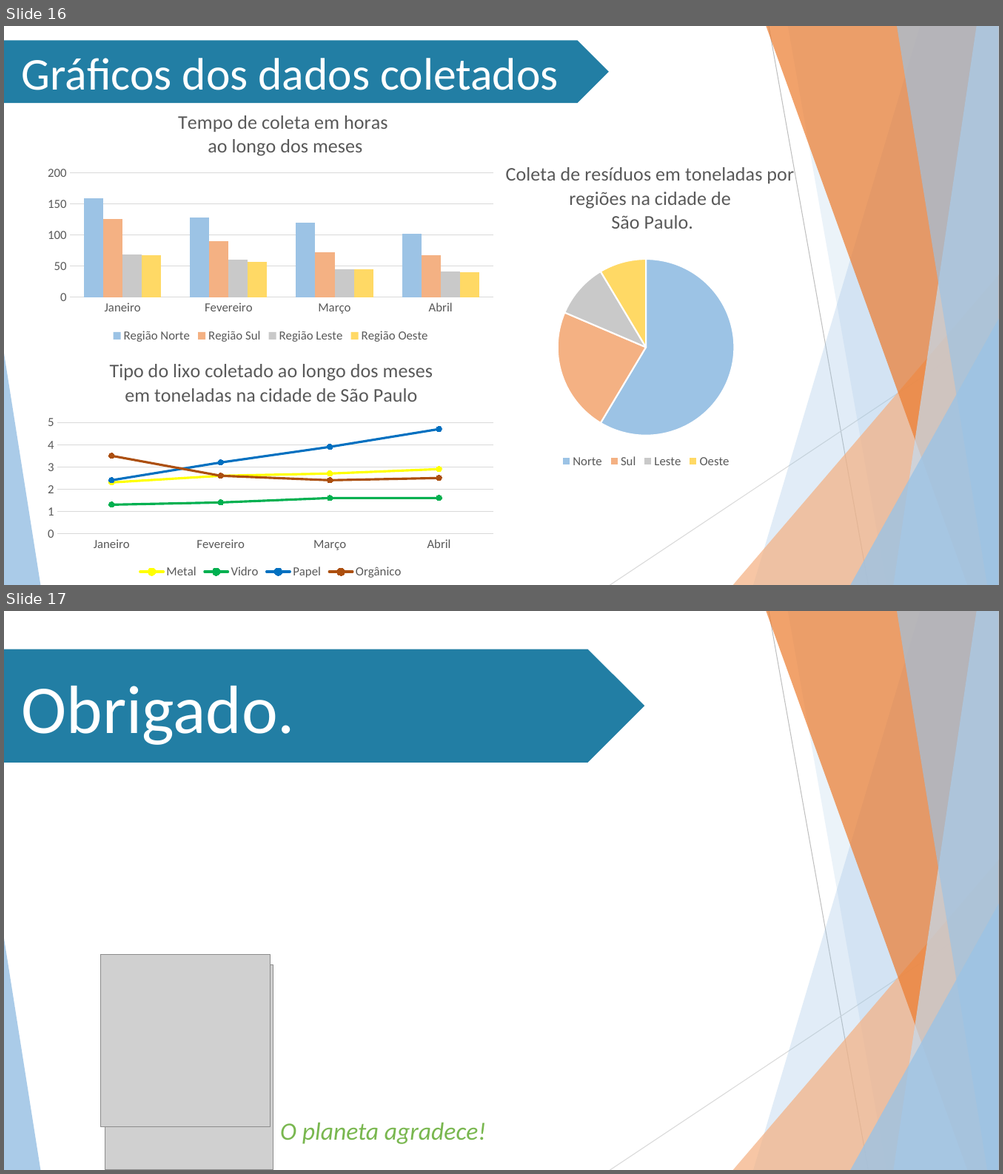
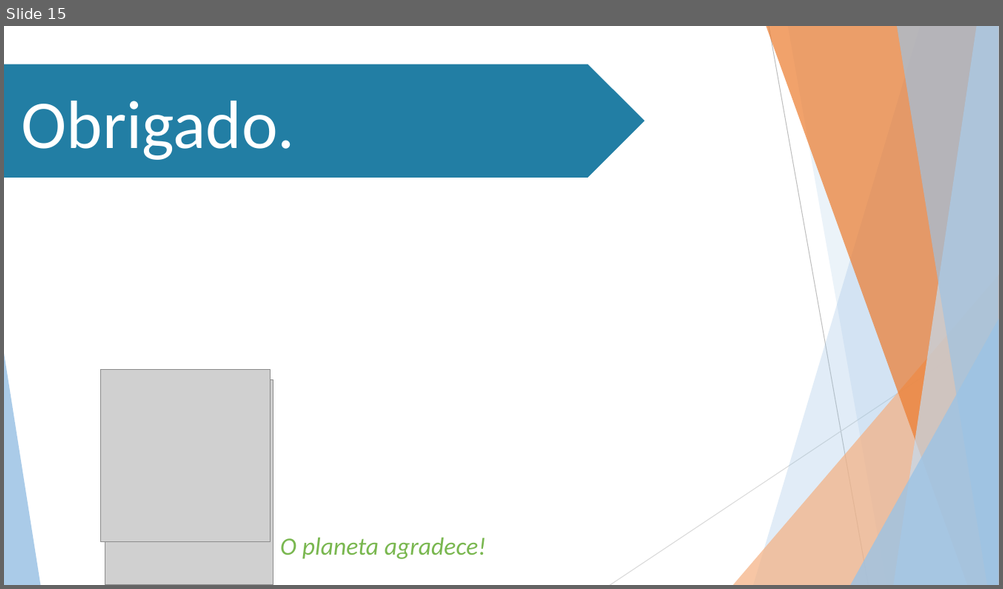
Before and after one commit to Stefany-hub/Projeto2.0, a slide deck: apresentação/MIT PPT (Projeto 2.0).pptx. Shown one above the other, each under a label of ours: slides 16 and 17 before the commit, slide 15 after it. The pictures are 1003x1174 and 1003x589 pixels, drawn with LibreOffice and Linux fonts; fonts in the diff are those of the drawing; grey boxes stand for pictures; background and template pictures are left out. Boxes give left, top, right and bottom in pixels: in the first picture for what was removed or moved away, otherwise in the second. Text is boxed around its words. In the diff, an @@ line names an element or a change of style, - is before the commit and + after.

```diff
--- a/apresentação/MIT PPT (Projeto 2.0).pptx
+++ b/apresentação/MIT PPT (Projeto 2.0).pptx
@@ slide 16 removed at bbox=[4, 26, 999, 585], background #FFFFFF; not listed: 10 template elements that a slide beside it also shows @@
@@ pentagon arrow removed at bbox=[4, 40, 609, 103] @@
-Gráficos dos dados coletados
@@ column chart removed at bbox=[38, 96, 503, 346] @@
-title "Tempo de coleta em horas  ao longo dos meses "
-categories: Janeiro, Fevereiro, Março, Abril
-Região Norte: 159, 129, 120, 102
-Região Sul: 126, 90, 72, 68
-Região Leste: 69, 61, 45, 42
-Região Oeste: 68, 57, 45, 40
@@ pie chart removed at bbox=[458, 158, 834, 472] @@
-title "Coleta de resíduos em toneladas por regiões na cidade de  São Paulo. "
-categories: Norte, Sul, Leste, Oeste
-Series 1: 59, 23, 10, 9
@@ line chart removed at bbox=[38, 346, 503, 582] @@
-title "Tipo do lixo coletado ao longo dos meses em toneladas na cidade de São Paulo "
-categories: Janeiro, Fevereiro, Março, Abril
-Metal: 2.3, 2.6, 2.7, 2.9
-Vidro: 1.3, 1.4, 1.6, 1.6
-Papel: 2.4, 3.2, 3.9, 4.7
-Orgânico: 3.5, 2.6, 2.4, 2.5
@@ what was slide 17 is now slide 15 @@
```
Also in this commit, not shown: 2 slides changed, 1 other slide removed.
